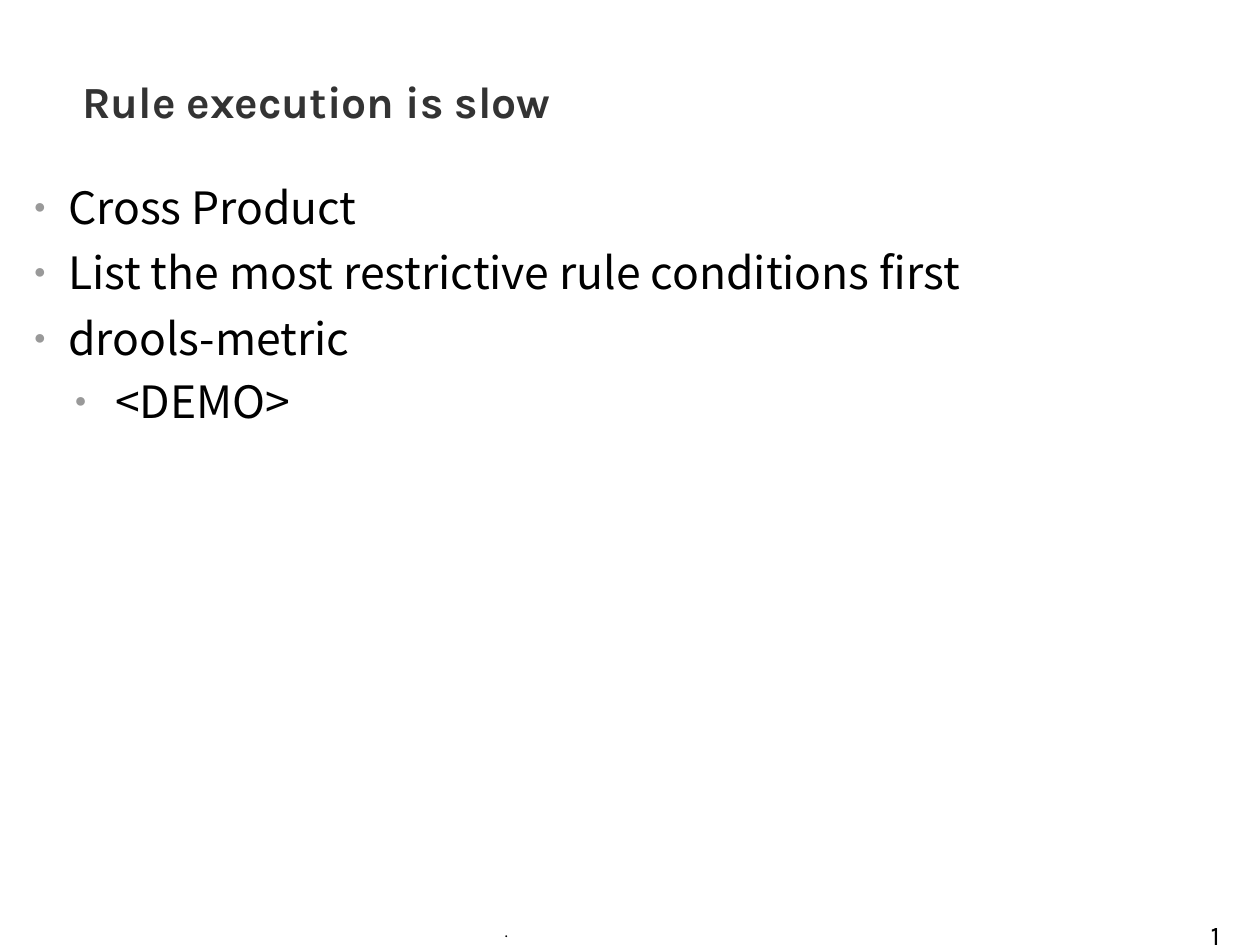
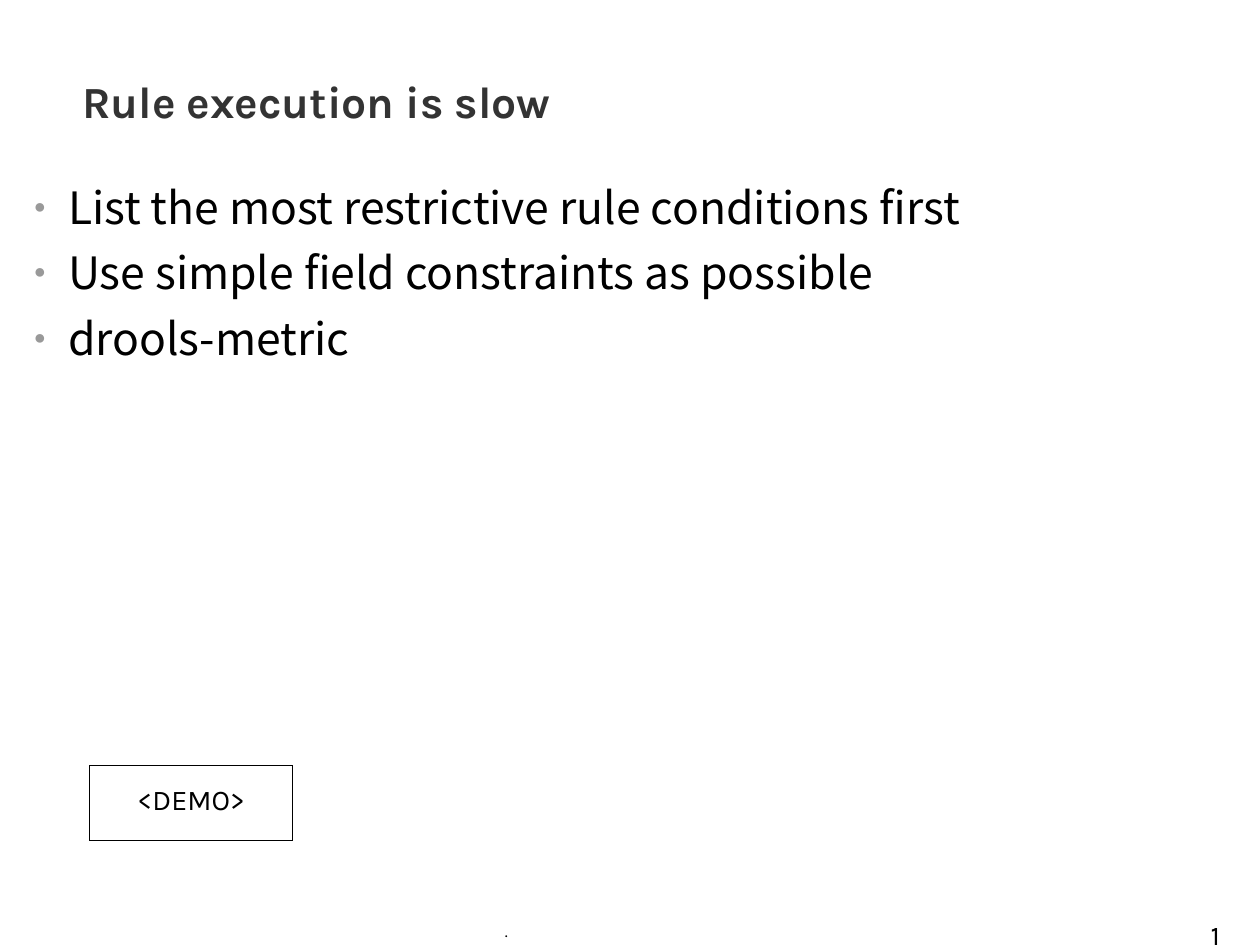
Before and after one commit to tkobayas/kie-live, a slide deck: slide 19 of 2021_Drools_trouble_shooting.odp (slide 18 before the commit). Drawn at 1260x945 pixels with LibreOffice and Linux fonts; fonts in the diff are those of the drawing; background and template pictures are left out. Boxes give left, top, right and bottom in pixels: in the first picture for what was removed or moved away, otherwise in the second. Text is boxed around its words. In the diff, an @@ line names an element or a change of style, - is before the commit and + after.

```diff
--- a/2021_Drools_trouble_shooting.odp
+++ b/2021_Drools_trouble_shooting.odp
@@ text at bbox=[68, 188, 357, 225]: paragraph removed @@
-● Cross Product
@@ text at bbox=[68, 253, 873, 300]: paragraph added @@
+● Use simple field constraints as possible
@@ text at bbox=[115, 385, 290, 419]: paragraph removed @@
-  ● <DEMO>
@@ rectangle added at bbox=[90, 765, 293, 840], outline #000000 0 pt, 18 pt, text #000000 @@
+<DEMO>
```
Also in this commit, not shown: 9 other slides changed, 6 slides added, 4 slides removed, 46 other files.
